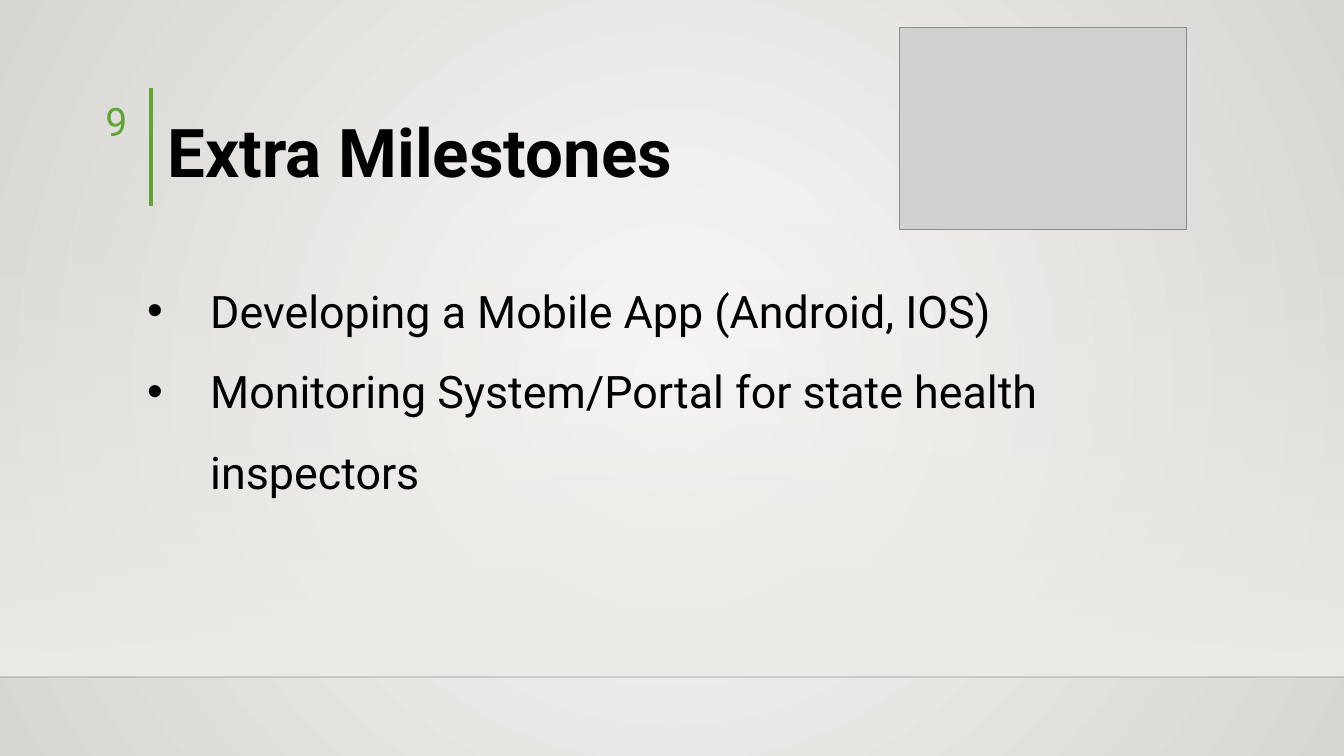
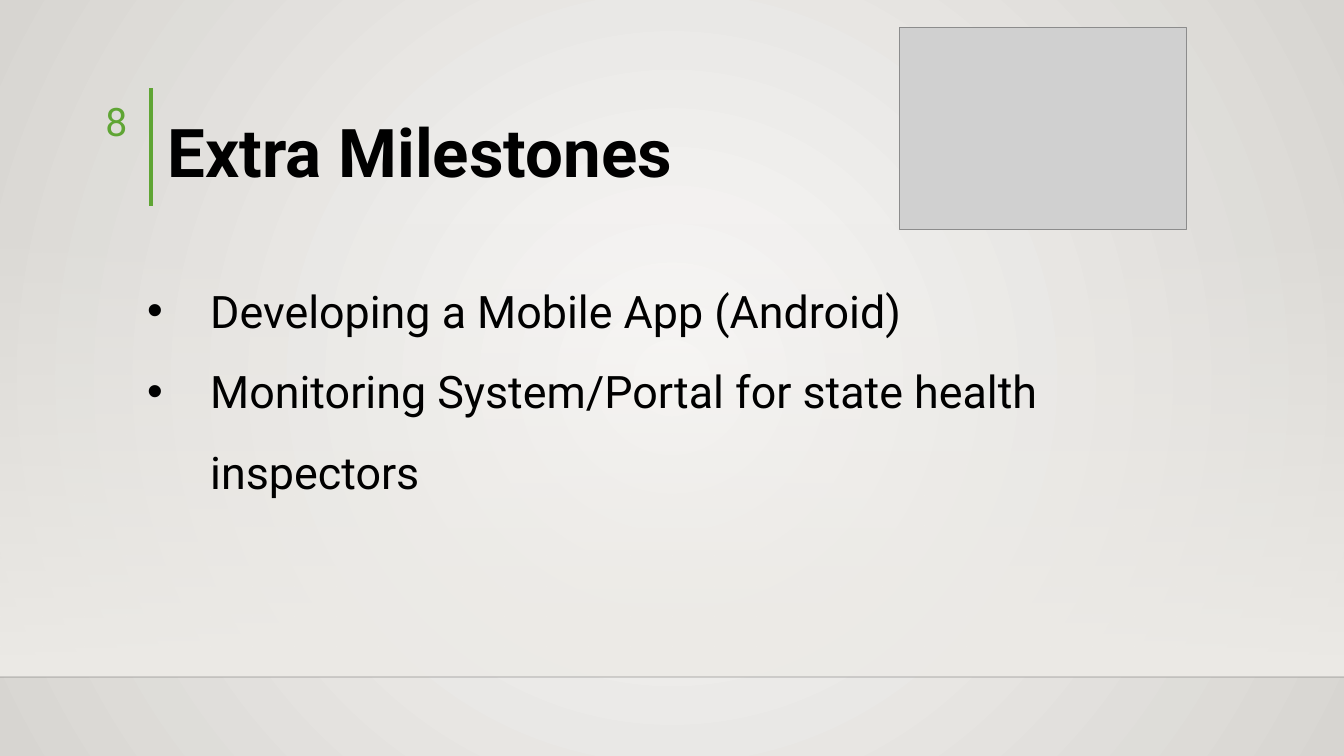
Before and after one commit to hisni/CO227-Project, a slide deck: slide 8 of Docs/Presentation - Final.pptx (slide 9 before the commit). Drawn at 1344x756 pixels with LibreOffice and Linux fonts; fonts in the diff are those of the drawing; grey boxes stand for pictures; background and template pictures are left out. Boxes give left, top, right and bottom in pixels: in the first picture for what was removed or moved away, otherwise in the second. Text is boxed around its words. In the diff, an @@ line names an element or a change of style, - is before the commit and + after.

```diff
--- a/Docs/Presentation - Final.pptx
+++ b/Docs/Presentation - Final.pptx
@@ page number at (105, 108, 127, 137): text changed @@
-9
+8
@@ text at (210, 292, 901, 338): text changed @@
-• Developing a Mobile App (Android, IOS)
+• Developing a Mobile App (Android)
```
Also in this commit, not shown: 3 other slides changed, 4 other files.
